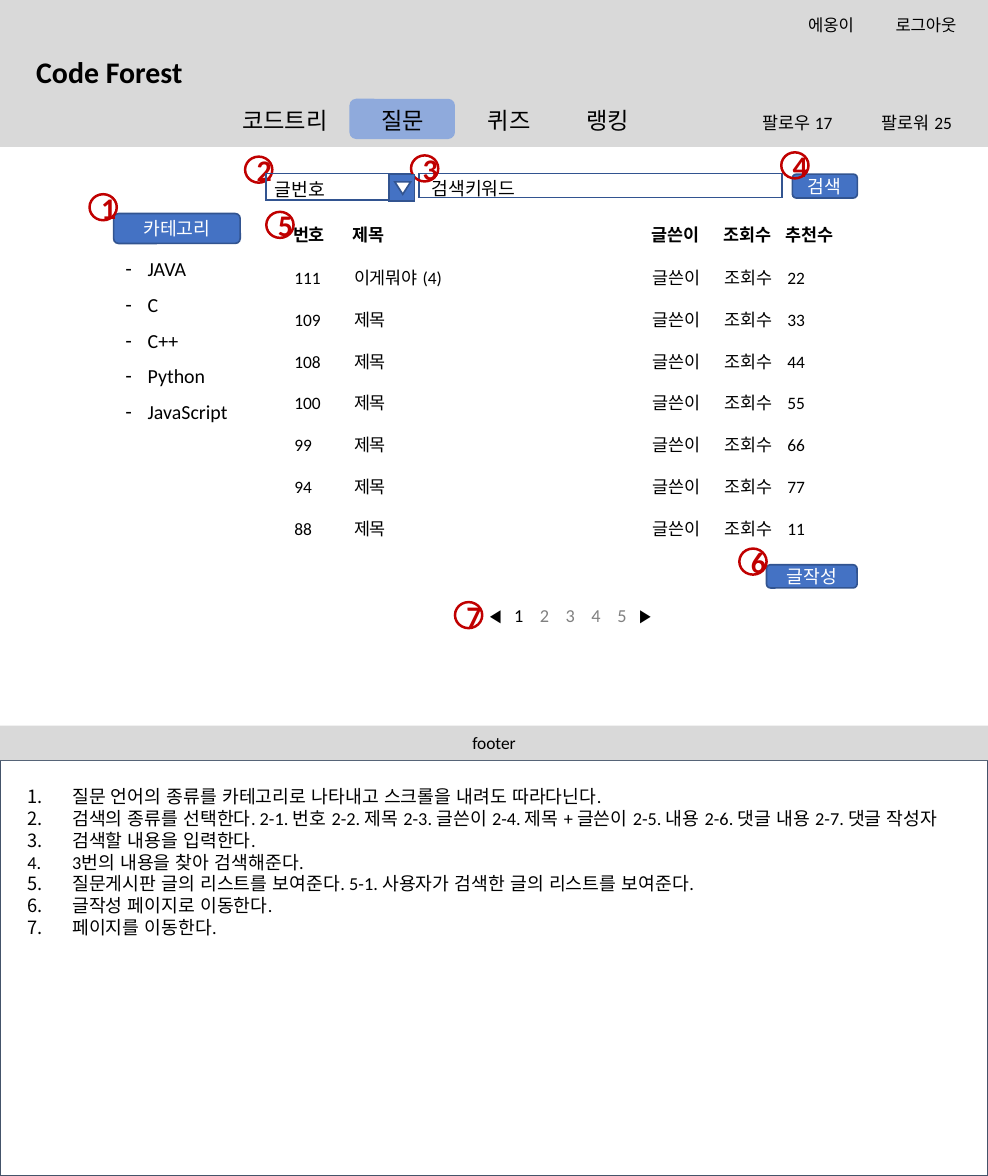
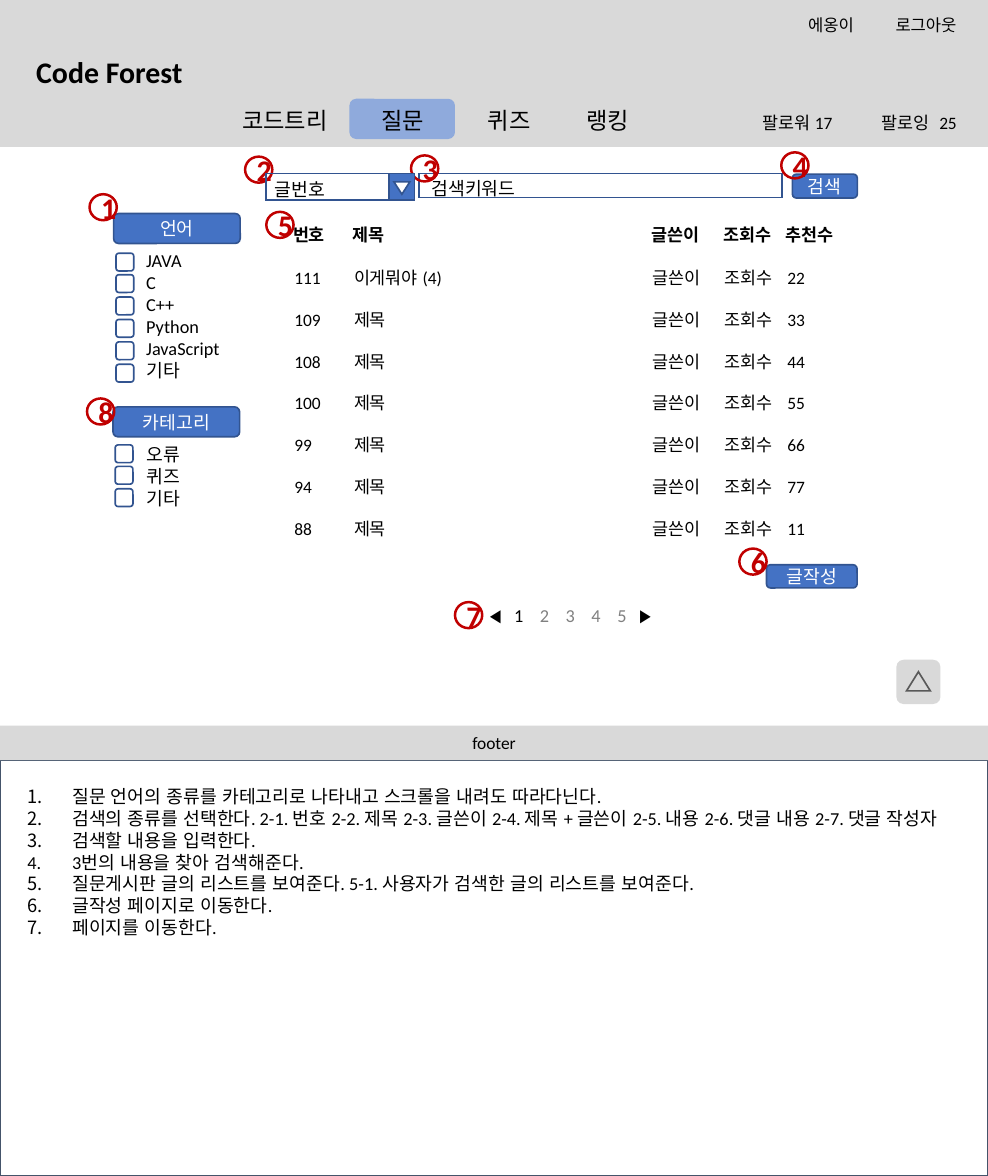
Before and after one commit to btcdd/document, a slide deck: slide 10 of 스토리보드.pptx (slide 3 before the commit). Drawn at 988x1176 pixels with LibreOffice and Linux fonts; fonts in the diff are those of the drawing; background and template pictures are left out. Boxes give left, top, right and bottom in pixels: in the first picture for what was removed or moved away, otherwise in the second. Text is boxed around its words. In the diff, an @@ line names an element or a change of style, - is before the commit and + after.

```diff
--- a/스토리보드.pptx
+++ b/스토리보드.pptx
@@ text at <box>762,114,957,131</box>: text changed @@
-팔로우 17 팔로워 25
+팔로워 17 팔로잉 25
@@ text in rounded rectangle at <box>160,220,194,237</box>: text changed @@
-카테고리
+언어
@@ rounded rectangle added at <box>116,253,134,271</box>, fill #FFFFFF, outline #325491 1 pt @@
@@ text at <box>146,255,219,358</box>: size 12 to 11 pt; line spacing 1.5 to 1 @@
@@ rounded rectangle added at <box>116,275,134,293</box>, fill #FFFFFF, outline #325491 1 pt @@
@@ rounded rectangle added at <box>116,297,134,315</box>, fill #FFFFFF, outline #325491 1 pt @@
@@ rounded rectangle added at <box>116,319,134,337</box>, fill #FFFFFF, outline #325491 1 pt @@
@@ rounded rectangle added at <box>116,342,134,360</box>, fill #FFFFFF, outline #325491 1 pt @@
@@ rounded rectangle added at <box>116,364,134,382</box>, fill #FFFFFF, outline #325491 1 pt @@
@@ text at <box>146,362,180,379</box>: paragraph added @@
+– 기타
@@ ellipse added at <box>87,398,115,424</box>, outline #C00000 1.5 pt, 18 pt, text #C00000, bold @@
+8
@@ rounded rectangle added at <box>113,407,240,437</box>, fill #4472C4, outline #325491 1 pt, 11 pt, text #FFFFFF @@
+카테고리
@@ rounded rectangle added at <box>115,444,133,462</box>, fill #FFFFFF, outline #325491 1 pt @@
@@ text added at <box>146,446,180,507</box>, 11 pt, text #000000 @@
+– 오류
+– 퀴즈
+– 기타
@@ rounded rectangle added at <box>115,466,133,484</box>, fill #FFFFFF, outline #325491 1 pt @@
@@ rounded rectangle added at <box>115,489,133,507</box>, fill #FFFFFF, outline #325491 1 pt @@
@@ rounded rectangle added at <box>896,659,940,704</box>, fill #D9D9D9 @@
@@ triangle added at <box>907,671,931,691</box>, outline #595959 1 pt @@
```
Also in this commit, not shown: 10 other slides changed, 21 slides added, 2 slides removed.
